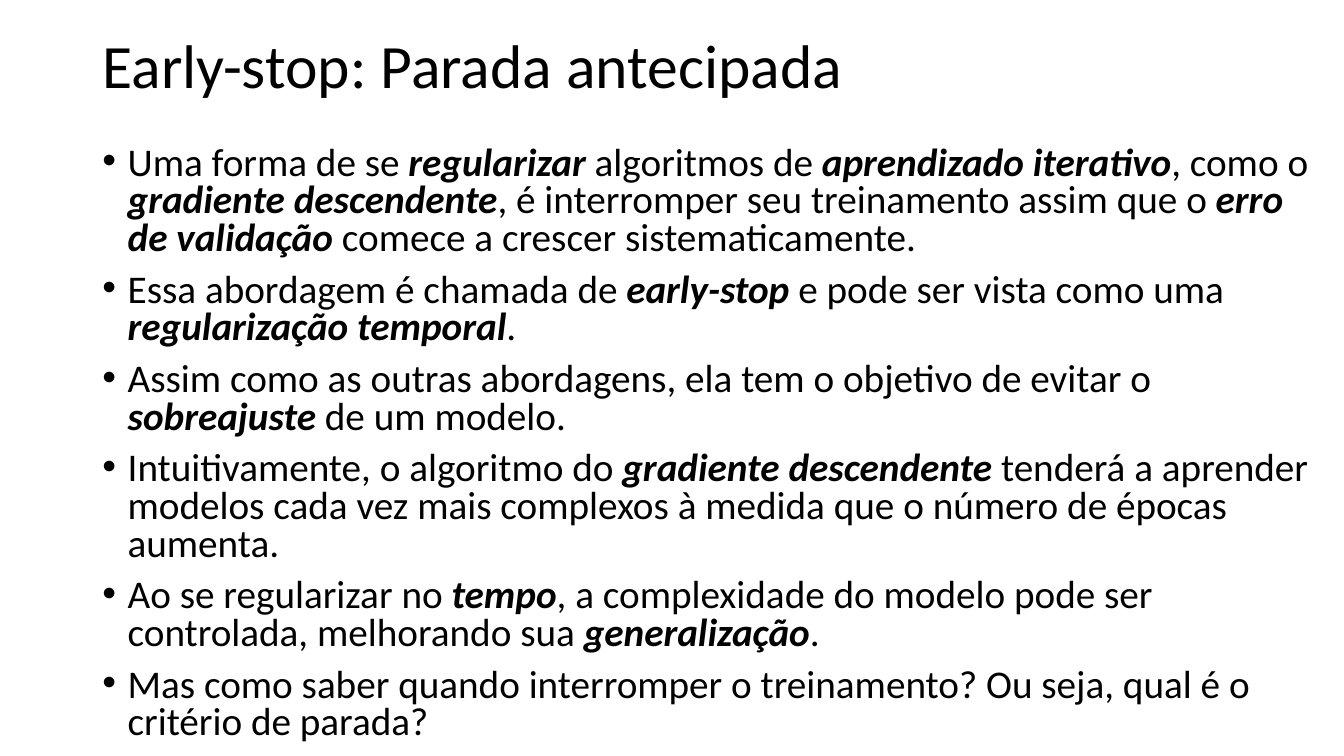
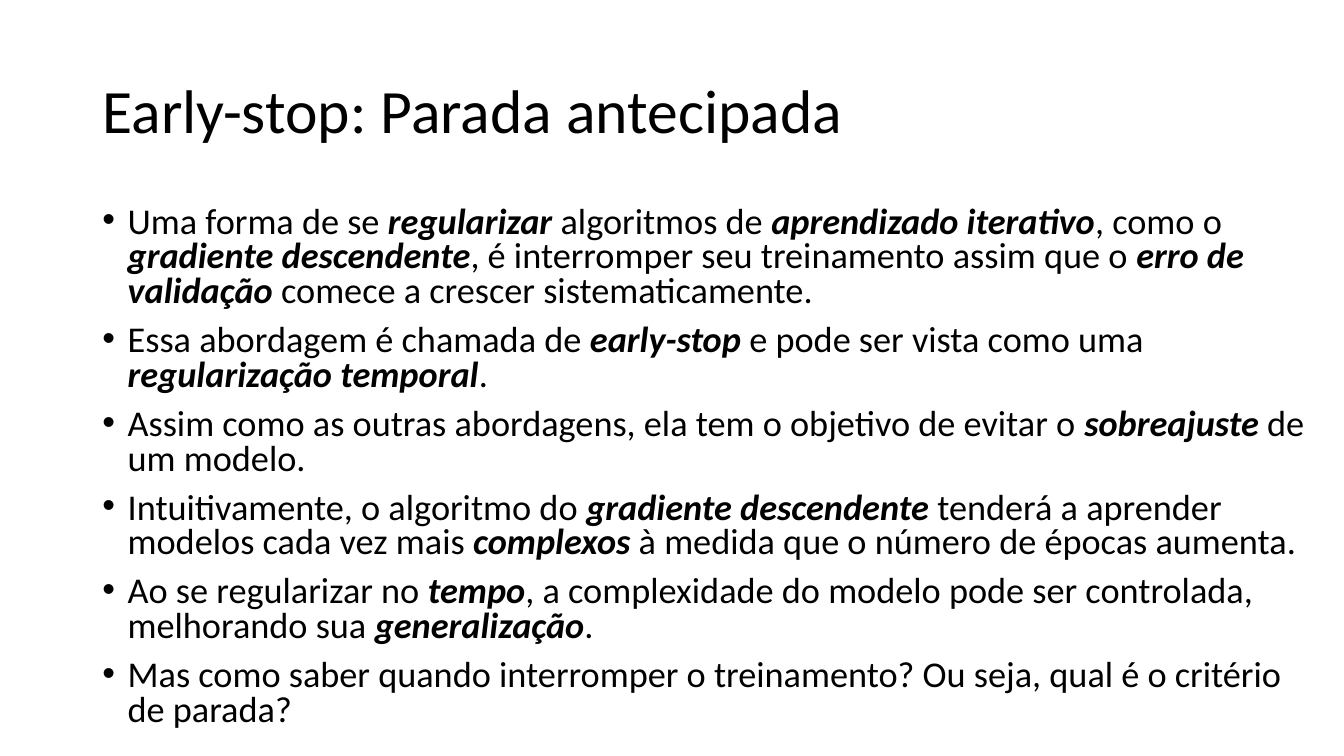
Before and after one commit to zz4fap/t319_aprendizado_de_maquina, a slide deck: slide 12 of slides/T319_Regressão_Linear (Parte VI).pptx. Drawn at 1344x756 pixels with LibreOffice and Linux fonts; fonts in the diff are those of the drawing. Boxes give left, top, right and bottom in pixels: in the first picture for what was removed or moved away, otherwise in the second. Text is boxed around its words. In the diff, an @@ line names an element or a change of style, - is before the commit and + after.

```diff
--- a/slides/T319_Regressão_Linear (Parte VI).pptx
+++ b/slides/T319_Regressão_Linear (Parte VI).pptx
@@ title "Early-stop: Parada antecipada": place and size @@
-title "Early-stop: Parada antecipada" at box(102, 45, 842, 98)
+title "Early-stop: Parada antecipada" at box(102, 90, 842, 143)
@@ text "Uma forma de se regularizar ...": place and size @@
-text "Uma forma de se regularizar ..." at box(128, 148, 1309, 742)
+text "Uma forma de se regularizar ..." at box(128, 208, 1304, 728)
@@ text "Uma forma de se regularizar ..." at box(128, 208, 1304, 728): size 28 to 25.9 pt; bold on, italic on in "complexos" @@
```
Also in this commit, not shown: 9 other slides changed, 3 other files.
